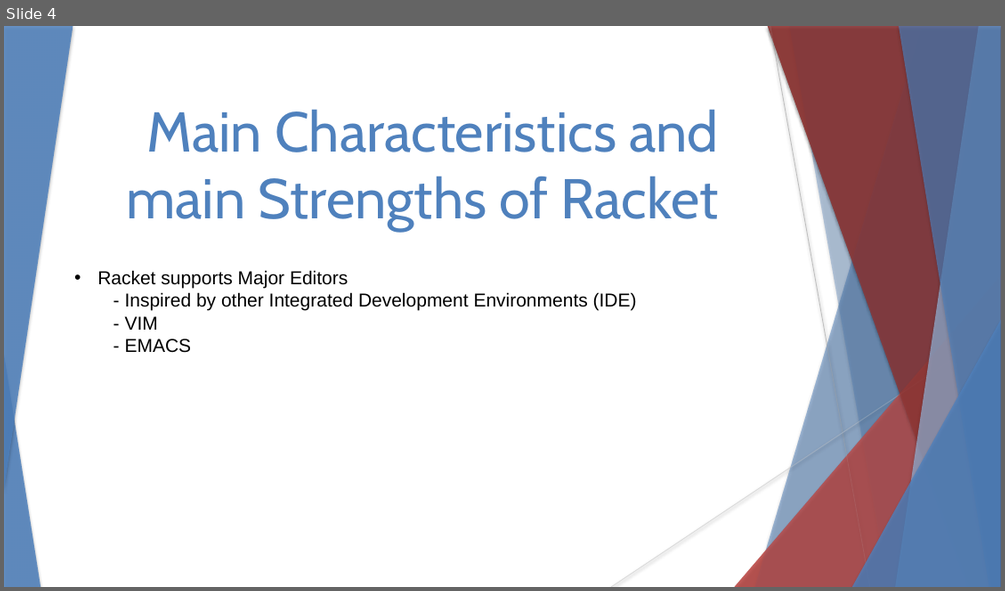
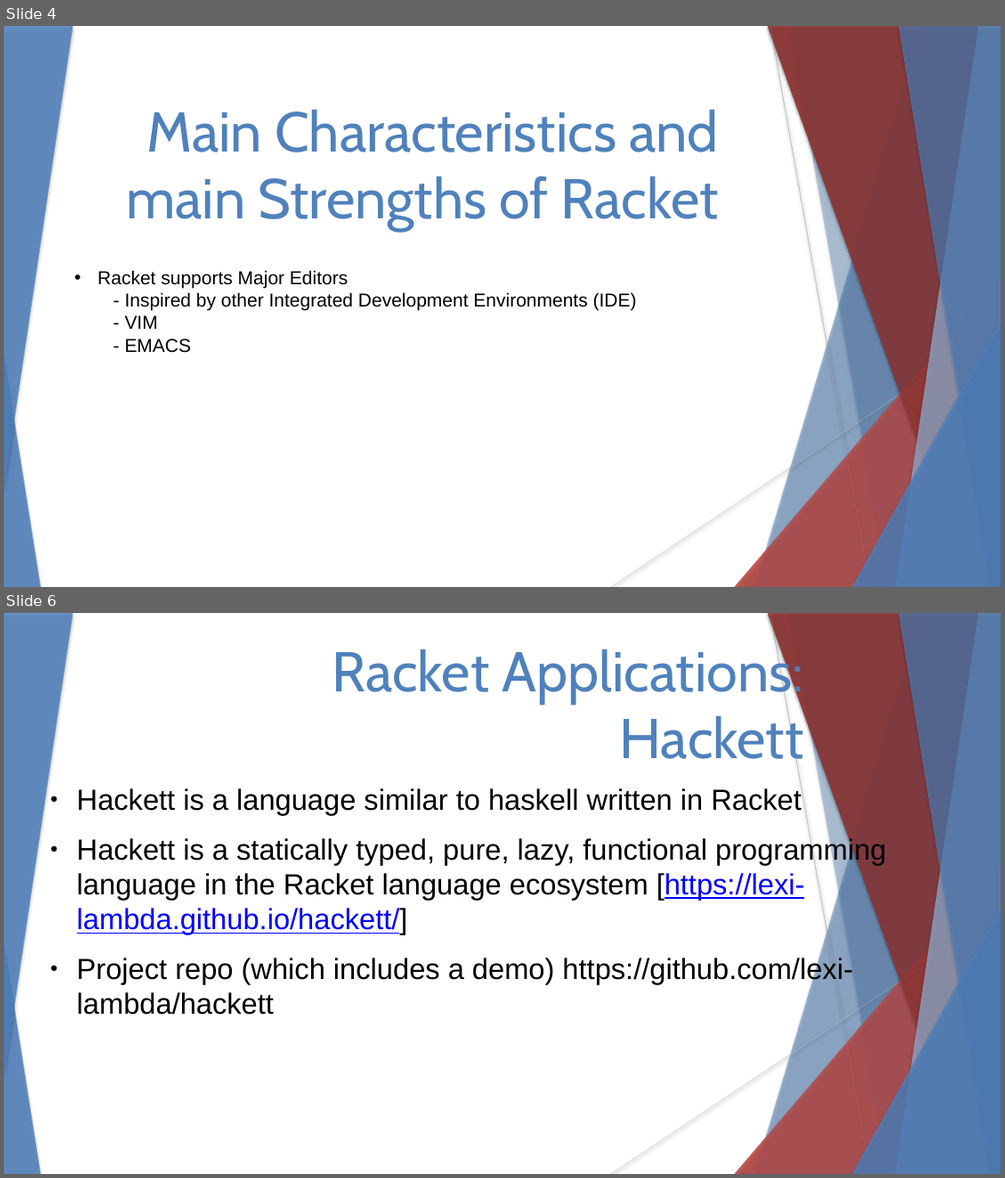
Before and after one commit to stevester94/CSC201_Project, a slide deck: CSC201Sec3Proj3Team4.pptx. Shown one above the other, each under a label of ours: slide 4 before the commit, slides 4 and 6 after it; the slides between them are not shown. The pictures are 1005x591 and 1005x1178 pixels, drawn with LibreOffice and Linux fonts; fonts in the diff are those of the drawing. Boxes give left, top, right and bottom in pixels: in the first picture for what was removed or moved away, otherwise in the second. Text is boxed around its words. In the diff, an @@ line names an element or a change of style, - is before the commit and + after.

```diff
--- a/CSC201Sec3Proj3Team4.pptx
+++ b/CSC201Sec3Proj3Team4.pptx
@@ slide 6 added at (4,613,1001,1174), background #FFFFFF; not listed: 18 template elements that a slide beside it also shows @@
@@ text added at (332,643,803,771), 54 pt, text #4F81BD @@
+Racket Applications: Hackett
@@ text added at (77,787,886,1014), 28 pt, text #000000 @@
+● Hackett is a language similar to haskell written in Racket
+● Hackett is a statically typed, pure, lazy, functional programming language in the Racket language ecosystem [https://lexi-lambda.github.io/hackett/]
+● Project repo (which includes a demo) https://github.com/lexi-lambda/hackett
```
Also in this commit, not shown: 1 slide changed, 3 other slides added.
